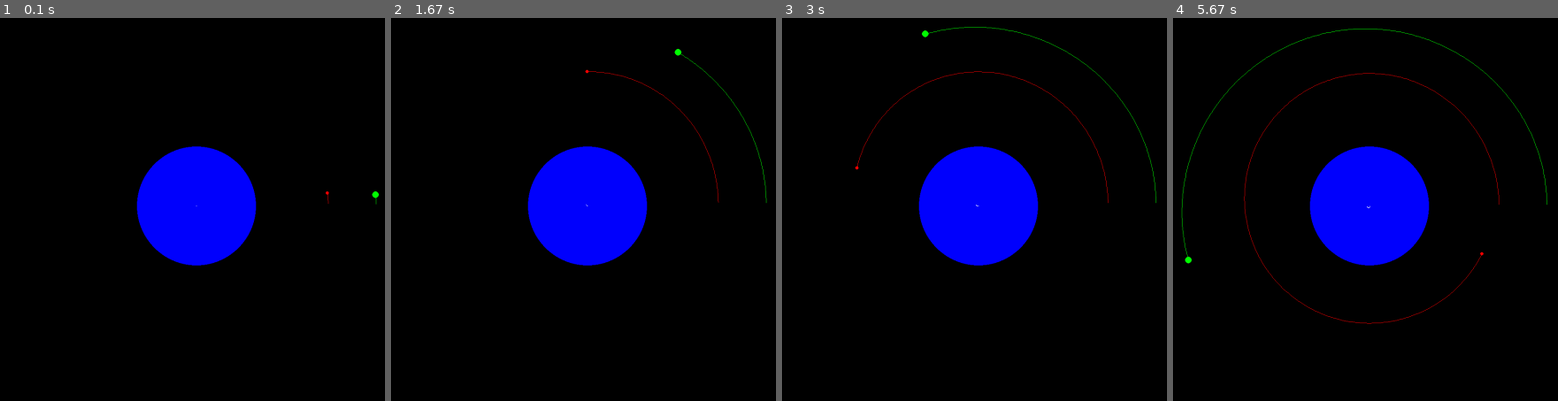
Above: before the commit, frames 1-4 (left to right).
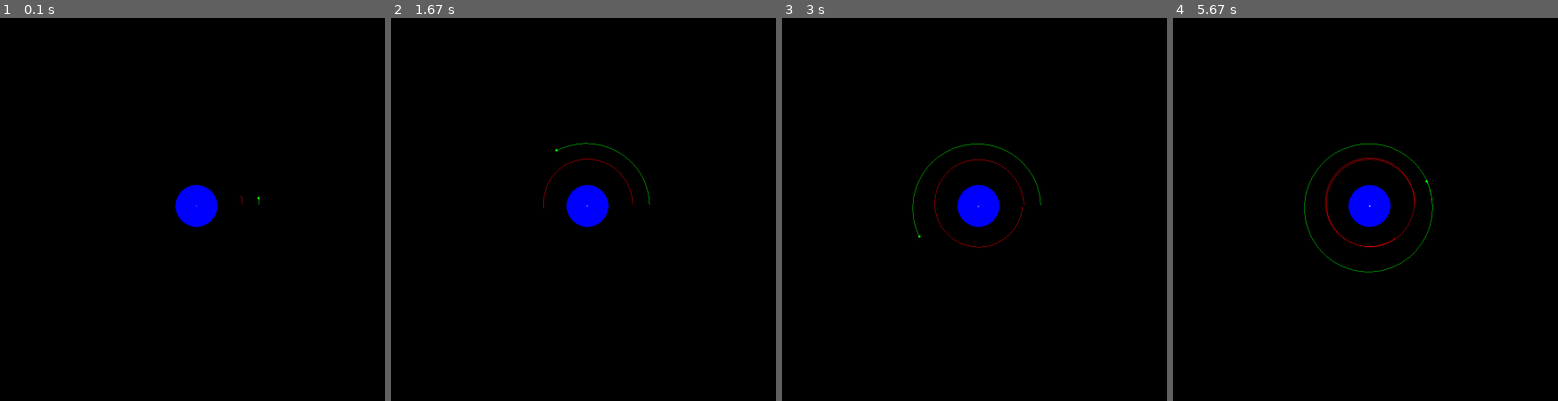
Above: after the commit, the same moments.

Repository: marwan404/pygame-OM
Game: pygame game, started from main.py
The game is run twice, just before and just after one commit, with the same random seed, the same clock (stepped at 60 frames per second) and the same inputs.
Inputs:
- Up to frame 1 (0.1 s): type "1 (at the terminal prompt)" at 0 s
- Up to frame 2 (1.67 s): no input
- Up to frame 3 (3 s): no input
- Up to frame 4 (5.67 s): no input

The runs differ from the first frame. In frame 1, 6.8% of the frame differs, in the area x 35-99%, y 33-65%; in frame 2, 7.2%; in frame 3, 7.5%; in frame 4, 8.1%, in the area x 2-98%, y 2-80%.

Commit message:
let it run to see cool simulation

Diff:
--- a/config.py
+++ b/config.py
@@ -6,5 +6,5 @@
 
 # global variables
 G = 1000
-DT = 1/12
-MPP = 3.5
+DT = 1/6
+MPP = 10
